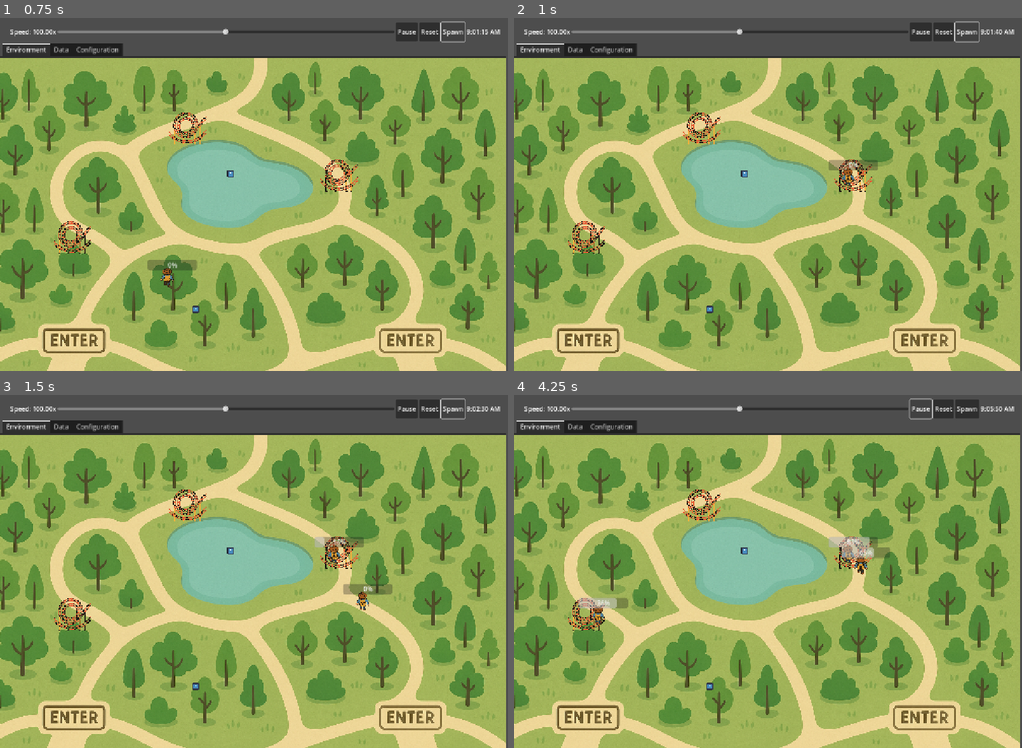
Above: before the commit, frames 1-4 (two rows, left to right).
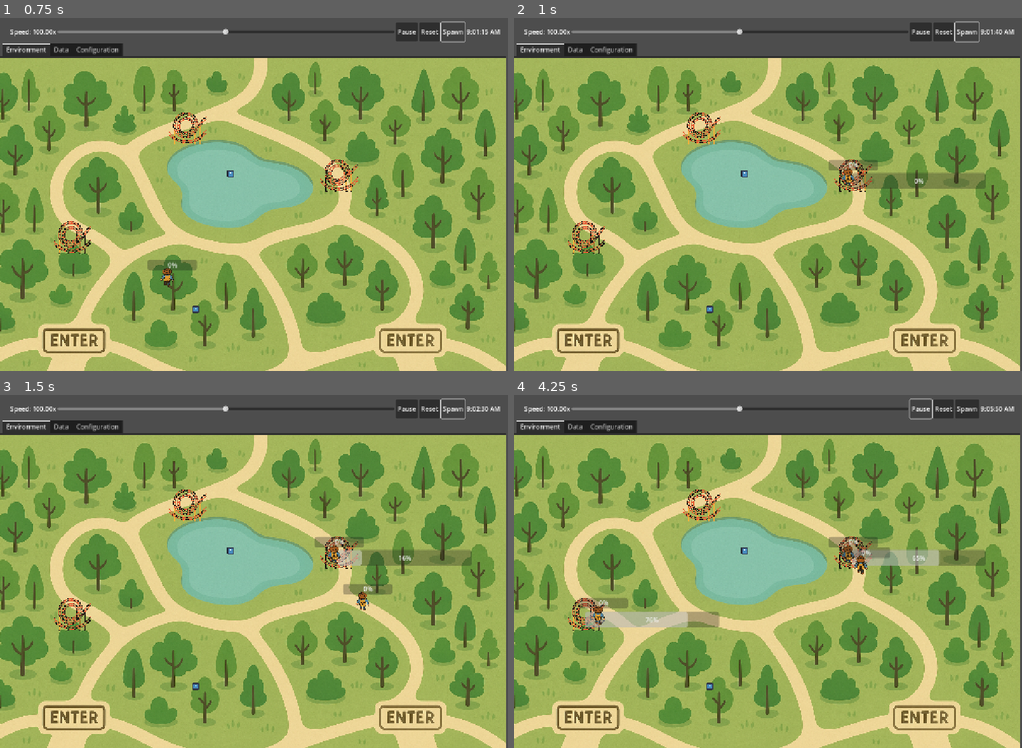
Above: after the commit, the same moments.

Repository: drewcydrew/sim-testing
Game: Godot game, scene res://World/World.tscn
Two runs of this game, one before a commit and one after it. Both use one fixed random seed, a clock stepped at 60 frames per second and the inputs below. The engine's default icon, where the game draws it, is replaced by a stand-in: a white triangle on a blue panel in a dark square.
Inputs:
- Up to frame 1 (0.75 s): click "Spawn" at 0.5 s
- Up to frame 2 (1 s): no input
- Up to frame 3 (1.5 s): click "Spawn" at 1.25 s
- Up to frame 4 (4.25 s): click "Spawn" at 2 s; click "Pause" at 2.75 s; click "Play" at 3.5 s

Frame 1 is identical in both runs. In frame 2, 1.1% of the frame differs, in the area x 66-93%, y 43-49%; in frame 3, 1.2%; in frame 4, 2.8%, in the area x 12-93%, y 40-66%.

Commit message:
updating signal structure between travellers and attractions

Diff:
--- a/Attraction/attraction.gd
+++ b/Attraction/attraction.gd
@@ -5,16 +5,55 @@
 @onready var tooltip: Control = $Tooltip
 @export var visit_duration_seconds: float = 120.0
 
+signal visit_requested(traveller: Node)
+signal visit_started(traveller: Node)
+signal visit_finished(traveller: Node)
+
+@onready var progress_bar: ProgressBar = $ProgressBar
+
 
 func _ready():
 	print("initialised")
 	connect("area_entered",_on_mouse_entered)
 	connect("area_exited",_on_mouse_exited)
+	connect("visit_requested", _on_visit_requested)
+
 
 func _input_event(viewport, event, shape_idx):
 	if event is InputEventMouseButton and event.pressed and event.button_index == MOUSE_BUTTON_LEFT:
 		print("emitting signal")
 		emit_signal("attraction_selected", self)
+
+
+
+func _on_visit_requested(traveller: Node) -> void:
+	emit_signal("visit_started", traveller)
+	print("attraction started")
+	await _visit_for_sim_seconds(visit_duration_seconds)
+	print("attraction finished")
+	emit_signal("visit_finished", traveller)
+
+func _run_visit_for_sim_seconds(dur: float) -> void:
+	var start_t: float = SimulationClock.now()
+	var end_t: float = start_t + max(dur, 0.0)
+	while SimulationClock.now() < end_t:
+		await get_tree().process_frame
+
+func _visit_for_sim_seconds(dur: float) -> void:
+	progress_bar.visible = true
+	progress_bar.value = 0
+	var start_t: float = SimulationClock.now()
+	var end_t: float = start_t + dur
+
+	while SimulationClock.now() < end_t:
+		var frac: float = clamp((SimulationClock.now() - start_t) / dur, 0.0, 1.0)
+		progress_bar.value = frac * 100.0
+		await get_tree().process_frame
+
+	progress_bar.value = 100.0
+	progress_bar.visible = false
+
+
 
 
 func _on_mouse_entered() -> void:
--- a/Attraction/attraction.tscn
+++ b/Attraction/attraction.tscn
@@ -38,5 +38,10 @@
 offset_right = 260.0
 offset_bottom = 294.0
 
+[node name="ProgressBar" type="ProgressBar" parent="."]
+visible = false
+offset_right = 337.0
+offset_bottom = 40.0
+
 [connection signal="mouse_entered" from="." to="." method="_on_mouse_entered"]
 [connection signal="mouse_exited" from="." to="." method="_on_mouse_exited"]
--- a/Enemy/enemy.gd
+++ b/Enemy/enemy.gd
@@ -9,6 +9,8 @@
 @onready var progress_bar: ProgressBar = $ProgressBar
 @onready var tooltip: Control = $Tooltip
 @onready var tooltip_label: RichTextLabel = $Tooltip/PanelContainer/MarginContainer/RichTextLabel
+
+
 
 
 var traveller_name: String = ""
@@ -87,17 +89,29 @@
 	print ("recording for ", traveller_name)
 	GanttHub.record_named("Travelling", travelStart, travelFinish, traveller_name, Color8(52, 152, 219))
 
-
-
-	#print("Visiting attraction:", current_attraction.name)
+	current_attraction.emit_signal("visit_requested", self)
+
+		#print("Visiting attraction:", current_attraction.name)
 	var t1: float = SimulationClock.now()
-
 	var visitDuration = _get_visit_duration_for(current_attraction)
-	print(visitDuration)
-	await _visit_for_sim_seconds(visitDuration)
+	#print(visitDuration)
+	#await _visit_for_sim_seconds(visitDuration)
+
+
+	#  Wait until this exact traveller is finished
+	while true:
+		var finished_traveller: Node= await current_attraction.visit_finished
+		print("traveller finished")
+		if finished_traveller == self:
+			break
+
+
+
+
+
 
 	var t2: float = SimulationClock.now()
-	#GanttHub.record(current_attraction.name, t1, t2, 0, Color8(46, 204, 113) )
+	GanttHub.record(current_attraction.name, t1, t2, 0, Color8(46, 204, 113) )
 	GanttHub.record_named(current_attraction.name, t1, t2, traveller_name, Color8(46, 204, 113))
 
 	localEvents.append("finished at attraction")
